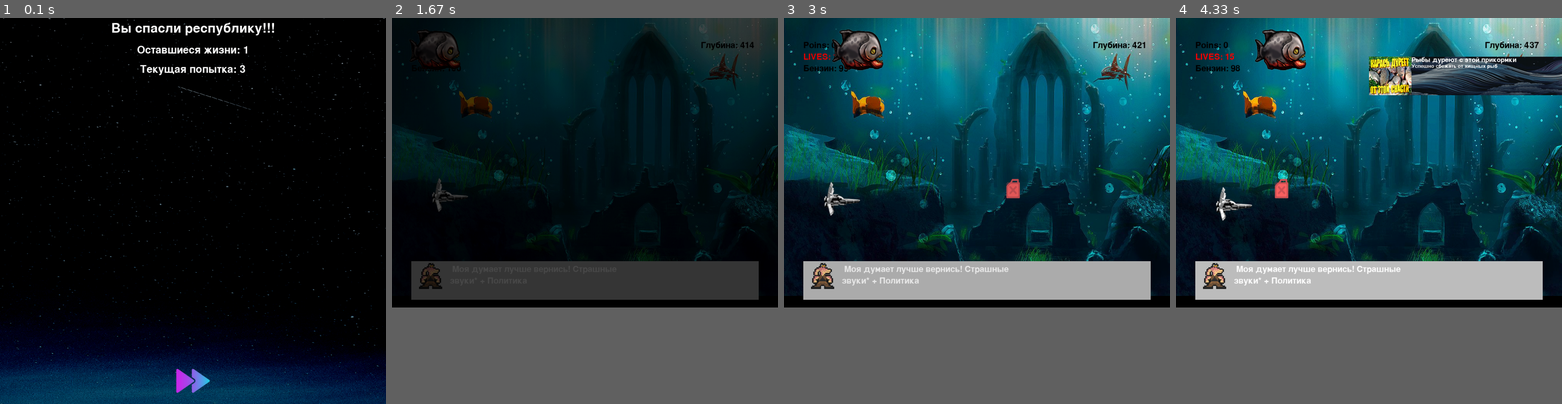
Above: before the commit, frames 1-4 (left to right).
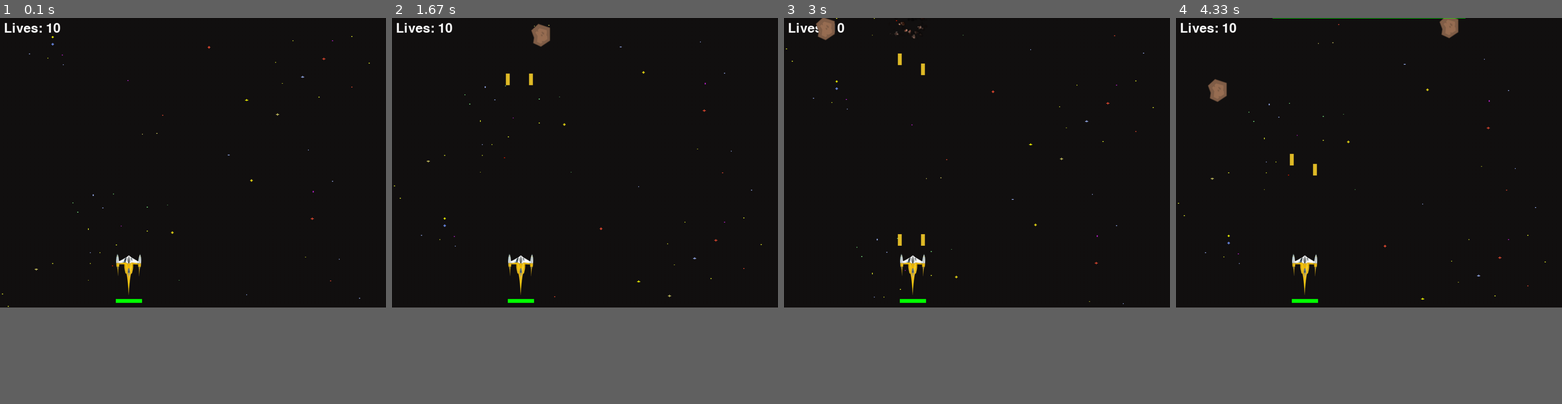
Above: after the commit, the same moments.

Repository: RuslanRzaev/pygamee_projeeect
Game: pygame game, started from main.py
Two runs of this game, one before a commit and one after it. Both use one fixed random seed, a clock stepped at 60 frames per second and the inputs below.
Inputs (mouse positions are in pixels of both pictures, inside the frame that each line leads up to):
- Up to frame 1 (0.1 s): no input
- Up to frame 2 (1.67 s): click (546, 102) at 0.38 s, where only the run before the commit has a clickable "Играть"; click (546, 102) at 0.72 s, where only the run before the commit has a clickable "Играть"; click (442, 133) at 1.05 s; tap Space at 1.33 s
- Up to frame 3 (3 s): tap Space at 1.73, 2.03, 2.3, 2.63, 2.93 s
- Up to frame 4 (4.33 s): tap Space at 3.07, 3.47, 3.77, 4.13 s
In our replay, in frame 1 the window is 900x900 before the commit and 900x675 after it. These sizes can differ from the game's own. Grey fills any space a smaller window leaves; there, only what the larger window draws over its background counts as a difference.

The runs differ from the first frame. In frame 1, 17% of the frame differs, in the area x 0-100%, y 0-100%; in frame 2, 22%; in frame 3, 59%; in frame 4, 59%, in the area x 0-100%, y 0-74%.

Commit message:
some adjustments

Diff:
--- a/Scene3.py
+++ b/Scene3.py
@@ -114,8 +114,10 @@
                 self.lives = lives
                 showed_health_a = False
                 alpha = -10
+                count = 0
 
                 while pause:
+                    count += 1
                     win_bg = pygame.Surface((WIDTH, HEIGHT), pygame.SRCALPHA).convert()
                     if used_lives == 0:
                         if not showed_health_a:
@@ -124,15 +126,14 @@
                                                    str(datetime.now())[:-7],
                                                    1 if self.success else 0)
                             showed_health_a = True
-                        if achievement_health.x <= 1000:
-                            achievement_health.draw_n_move(self.window, 10)
+                        achievement_health.draw_n_move(self.window, 10)
 
 
                     if result:
-                        win_bg.fill((2, 62, 198))
+                        win_bg.fill((2, 62, 205))
                     else:
                         win_bg.fill((52, 14, 16))
-                    if alpha <= 60:
+                    if alpha <= 70:
                         alpha += 0.1
                     win_bg.set_alpha(alpha)
                     self.window.blit(win_bg, (0, 0))
--- a/main.py
+++ b/main.py
@@ -21,19 +21,10 @@
     for event in pygame.event.get():
         if event.type == pygame.QUIT:
             run = False
-        WIN = pygame.display.set_mode((WIDTH, 1000))
-        final_screen(1, attempt, WIN)
-        WIN = pygame.display.set_mode((WIDTH, HEIGHT))
-        start_screen()
-        episode_text(TEXT_1)
-        scene1 = Scene1(LIVES, WIN, attempt)
-        scene1.level1_gameplay()
-        if scene1.success:
-            episode_text(PRE_3_1, PRE_3_2, PRE_3_3)
-            scene_3 = Scene3(scene1.lives, WIN, attempt)
-            scene_3.gameplay()
-            if scene_3.success:
-                episode_text(TEXT_1)
+        scene_3 = Scene3(10, WIN, attempt)
+        scene_3.gameplay()
+        if scene_3.success:
+            episode_text(TEXT_1)
         else:
             break
 
